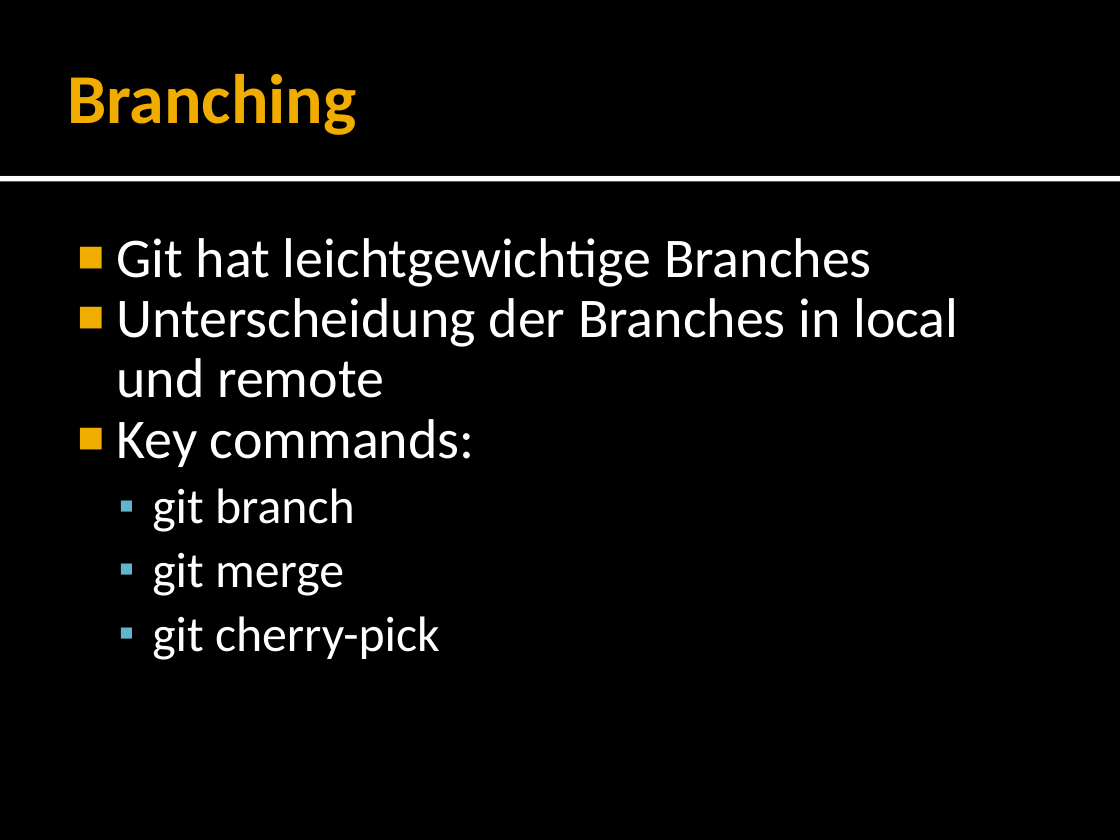
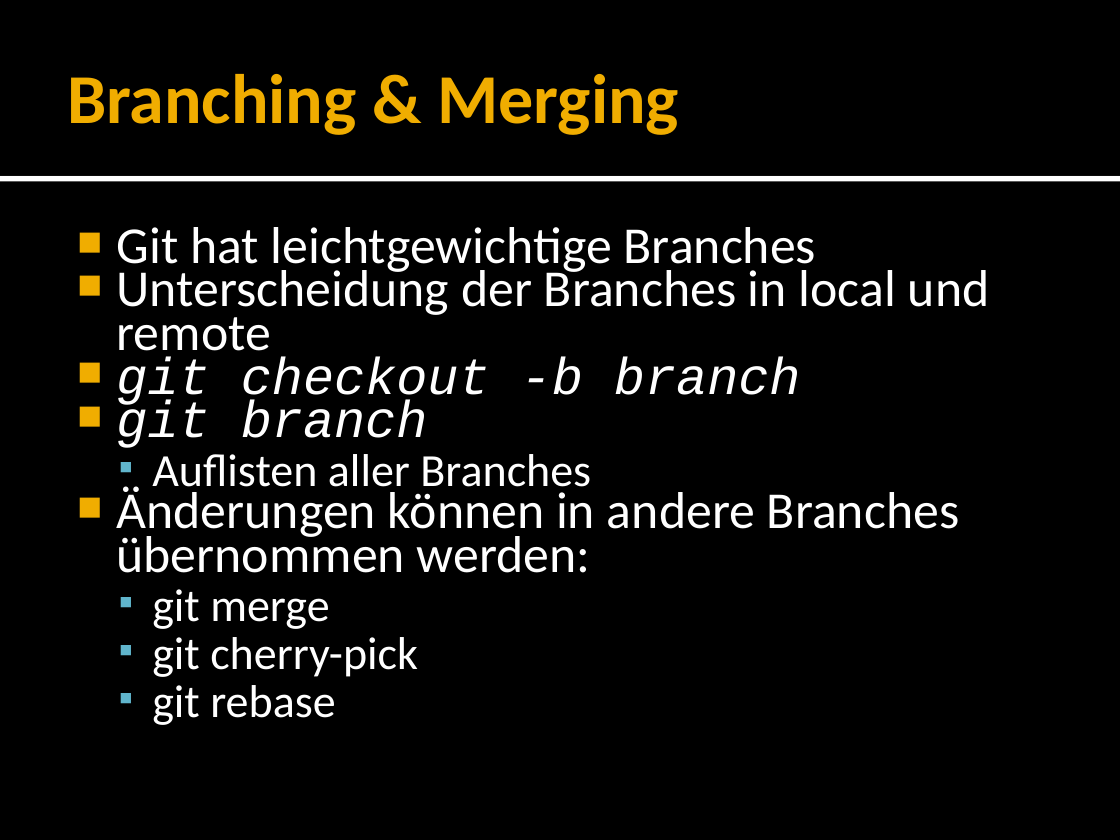
Before and after one commit to forki/GitTalk, a slide deck: slide 18 of GitTalk.pptx (slide 21 before the commit). Drawn at 1120x840 pixels with LibreOffice and Linux fonts; fonts in the diff are those of the drawing. Boxes give left, top, right and bottom in pixels: in the first picture for what was removed or moved away, otherwise in the second. Text is boxed around its words. In the diff, an @@ line names an element or a change of style, - is before the commit and + after.

```diff
--- a/GitTalk.pptx
+++ b/GitTalk.pptx
@@ title at (67, 74, 679, 135): text changed @@
-Branching
+Branching & Merging
@@ text at (116, 227, 990, 677): size 36 to 33.3 pt in "Git hat leichtgewichtige Branches", "Unterscheidung der Branches in local und remote"; size 32 to 33.3 pt, font Calibri to Courier New, italic on in "git branch"; size 32 to 29.6 pt in "git merge", "git cherry-pick"; line spacing 0.9 to 0.7; bullet ▪ to ■; list level 2 to 1 in "git branch"; bullet colour #60B5CC to #F0AD00 @@
@@ text at (116, 356, 801, 409): text changed; size 36 to 33.3 pt; font Calibri to Courier New; italic on @@
-■ Key commands:
+■ git checkout -b branch
@@ text at (116, 454, 959, 573): paragraphs added @@
+  ▪ Auflisten aller Branches
+■ Änderungen können in andere Branches übernommen werden:
@@ text at (152, 685, 335, 725): paragraph added @@
+  ▪ git rebase
```
Also in this commit, not shown: 12 other slides changed, 4 slides added, 5 slides removed.
